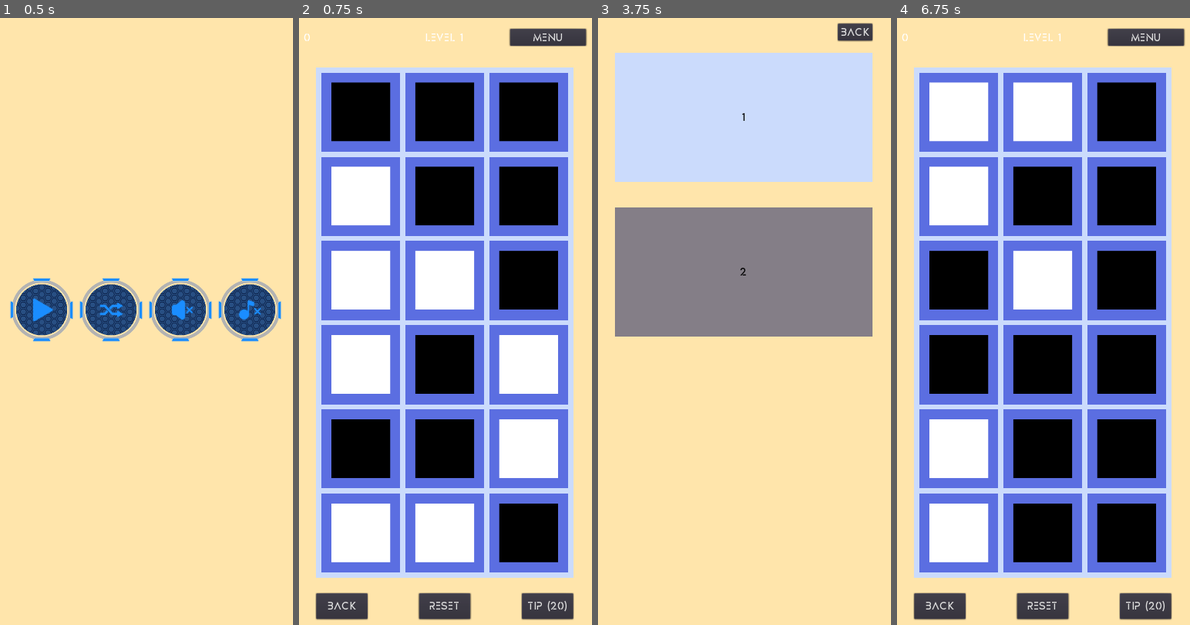
Above: before the commit, frames 1-4 (left to right).
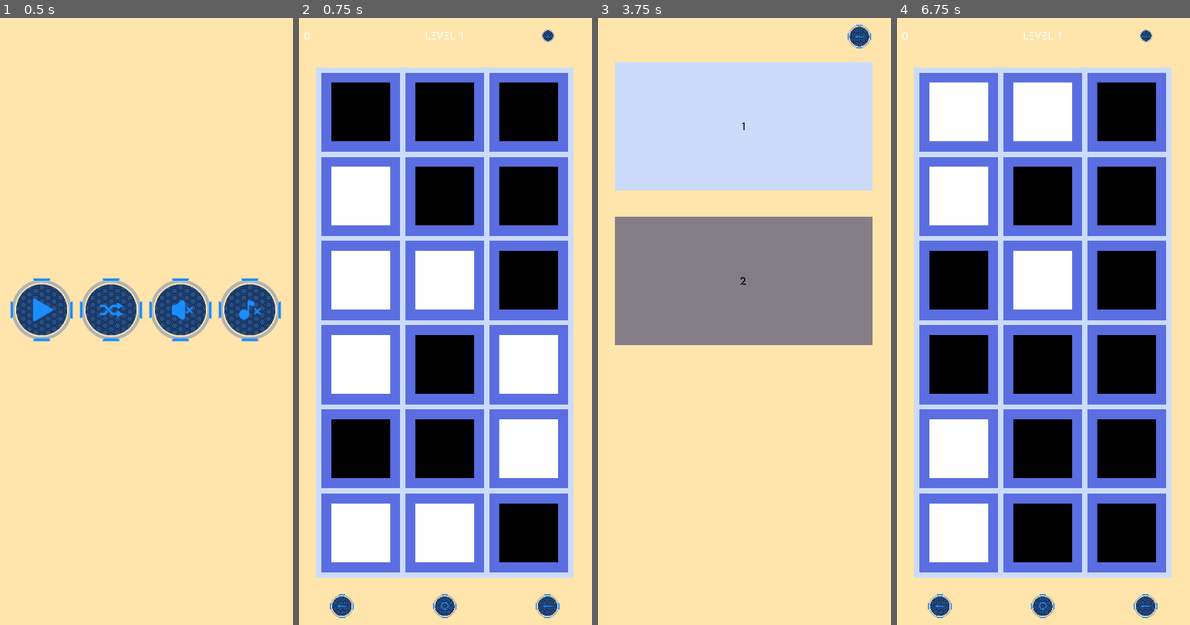
Above: after the commit, the same moments.

Repository: sisipun/SleepyCity
Game: Godot game, scene res://Game/Menu/MainMenu/MainMenu.tscn
Two runs of this game, one before a commit and one after it. Both use one fixed random seed, a clock stepped at 60 frames per second and the inputs below.
Inputs (mouse positions are in pixels of both pictures, inside the frame that each line leads up to; where the layout moved, square brackets give the same spot in the first picture):
- Up to frame 1 (0.5 s): no input
- Up to frame 2 (0.75 s): click (410, 309) at 0.5 s
- Up to frame 3 (3.75 s): click (847, 36) at 1.25 s; click (779, 309) at 2 s; click (847, 309) at 2.75 s; click (639, 309) at 3.5 s
- Up to frame 4 (6.75 s): click (1157, 36) [1154, 30] at 4.25 s; click (938, 309) at 5 s; click (1157, 36) [1154, 30] at 5.75 s; click (1008, 309) at 6.5 s

Frame 1 is identical in both runs. In frame 2, 3.4% of the frame differs, in the area x 1-99%, y 1-100%; in frame 3, 5.6%, in the area x 5-94%, y 0-54%; in frame 4, 3.4%.

Commit message:
Level buttons to texture button

Diff:
--- a/Game/Level/Interface/Interface.tscn
+++ b/Game/Level/Interface/Interface.tscn
@@ -1,10 +1,16 @@
-[gd_scene load_steps=6 format=2]
+[gd_scene load_steps=12 format=2]
 
 [ext_resource path="res://Assets/Common/default.tres" type="DynamicFont" id=1]
 [ext_resource path="res://Game/Level/Interface/LevelLabel.gd" type="Script" id=2]
 [ext_resource path="res://Game/Level/Interface/Interface.gd" type="Script" id=3]
 [ext_resource path="res://Game/Level/Interface/StepLabel.gd" type="Script" id=4]
 [ext_resource path="res://Game/Level/Interface/TipButton.gd" type="Script" id=5]
+[ext_resource path="res://Assets/Level/back_button_active.png" type="Texture" id=6]
+[ext_resource path="res://Assets/Level/reset_button_active.png" type="Texture" id=7]
+[ext_resource path="res://Assets/Level/reset_button.png" type="Texture" id=8]
+[ext_resource path="res://Assets/Level/menu_button_active.png" type="Texture" id=9]
+[ext_resource path="res://Assets/Level/back_button.png" type="Texture" id=10]
+[ext_resource path="res://Assets/Level/menu_button.png" type="Texture" id=11]
 
 [node name="Interface" type="Control"]
 anchor_right = 1.0
@@ -24,7 +30,7 @@
 
 [node name="LeftLabel" type="MarginContainer" parent="Top"]
 margin_right = 197.0
-margin_bottom = 53.0
+margin_bottom = 47.0
 size_flags_horizontal = 3
 custom_constants/margin_right = 25
 custom_constants/margin_top = 10
@@ -33,9 +39,9 @@
 
 [node name="StepLabel" type="Label" parent="Top/LeftLabel"]
 margin_left = 25.0
-margin_top = 13.0
+margin_top = 10.0
 margin_right = 172.0
-margin_bottom = 40.0
+margin_bottom = 37.0
 custom_fonts/font = ExtResource( 1 )
 text = "0"
 script = ExtResource( 4 )
@@ -43,7 +49,7 @@
 [node name="CenterLabels" type="MarginContainer" parent="Top"]
 margin_left = 201.0
 margin_right = 398.0
-margin_bottom = 53.0
+margin_bottom = 47.0
 size_flags_horizontal = 3
 custom_constants/margin_right = 25
 custom_constants/margin_top = 10
@@ -52,9 +58,9 @@
 
 [node name="LevelLabel" type="Label" parent="Top/CenterLabels"]
 margin_left = 25.0
-margin_top = 13.0
+margin_top = 10.0
 margin_right = 172.0
-margin_bottom = 40.0
+margin_bottom = 37.0
 text = "Level 1"
 align = 1
 script = ExtResource( 2 )
@@ -62,19 +68,22 @@
 [node name="Buttons" type="MarginContainer" parent="Top"]
 margin_left = 402.0
 margin_right = 600.0
-margin_bottom = 53.0
+margin_bottom = 47.0
 size_flags_horizontal = 3
 custom_constants/margin_right = 25
 custom_constants/margin_top = 10
 custom_constants/margin_left = 25
 custom_constants/margin_bottom = 10
 
-[node name="MenuButton" type="Button" parent="Top/Buttons"]
+[node name="MenuButton" type="TextureButton" parent="Top/Buttons"]
 margin_left = 25.0
 margin_top = 10.0
 margin_right = 173.0
-margin_bottom = 43.0
-text = "Menu"
+margin_bottom = 37.0
+texture_normal = ExtResource( 11 )
+texture_pressed = ExtResource( 9 )
+expand = true
+stretch_mode = 5
 
 [node name="Bottom" type="CenterContainer" parent="."]
 anchor_top = 1.0
@@ -92,34 +101,35 @@
 margin_bottom = 50.0
 custom_constants/separation = 100
 
-[node name="StepBackButton" type="Button" parent="Bottom/Buttons"]
+[node name="StepBackButton" type="TextureButton" parent="Bottom/Buttons"]
 margin_right = 100.0
 margin_bottom = 50.0
 rect_min_size = Vector2( 100, 50 )
-text = "Back"
+texture_normal = ExtResource( 10 )
+texture_pressed = ExtResource( 6 )
+expand = true
+stretch_mode = 5
 
-[node name="ResetButton" type="Button" parent="Bottom/Buttons"]
+[node name="ResetButton" type="TextureButton" parent="Bottom/Buttons"]
 margin_left = 200.0
 margin_right = 300.0
 margin_bottom = 50.0
 rect_min_size = Vector2( 100, 50 )
-text = "Reset"
-__meta__ = {
-"_edit_use_anchors_": false
-}
+texture_normal = ExtResource( 8 )
+texture_pressed = ExtResource( 7 )
+expand = true
+stretch_mode = 5
 
-[node name="TipButton" type="Button" parent="Bottom/Buttons"]
+[node name="TipButton" type="TextureButton" parent="Bottom/Buttons"]
 margin_left = 400.0
 margin_right = 500.0
 margin_bottom = 50.0
 rect_min_size = Vector2( 100, 50 )
-custom_fonts/font = ExtResource( 1 )
-text = "Tip"
+texture_normal = ExtResource( 10 )
+texture_pressed = ExtResource( 6 )
+expand = true
+stretch_mode = 5
 script = ExtResource( 5 )
-__meta__ = {
-"_edit_use_anchors_": false
-}
-
 [connection signal="init" from="." to="Top/CenterLabels/LevelLabel" method="_on_init"]
 [connection signal="reset" from="." to="Top/LeftLabel/StepLabel" method="_on_reset"]
 [connection signal="step" from="." to="Top/LeftLabel/StepLabel" method="_on_step"]
--- a/Game/Level/Interface/TipButton.gd
+++ b/Game/Level/Interface/TipButton.gd
@@ -1,13 +1,11 @@
-extends Button
+extends TextureButton
 
 
 func _ready() -> void:
 	if Storage.tip_count() <= 0:
 		disabled = true
-	text = "Tip (%d)" % Storage.tip_count()
 
 
 func _on_pressed() -> void:
 	if Storage.tip_count() <= 0:
 		disabled = true
-	text = "Tip (%d)" % Storage.tip_count()
--- a/Game/Level/Level.tscn
+++ b/Game/Level/Level.tscn
@@ -32,7 +32,6 @@
 anchor_bottom = 0.999601
 
 [node name="LevelCompletePopup" parent="InterfaceLayer" instance=ExtResource( 6 )]
-
 [connection signal="step" from="LevelArea" to="InterfaceLayer/Interface" method="_on_step"]
 [connection signal="reset" from="InterfaceLayer/Interface" to="LevelArea" method="_on_reset"]
 [connection signal="step_back" from="InterfaceLayer/Interface" to="LevelArea" method="_on_step_back"]
--- a/Game/Menu/ChooseLevel/ChooseLevel.tscn
+++ b/Game/Menu/ChooseLevel/ChooseLevel.tscn
@@ -1,9 +1,11 @@
-[gd_scene load_steps=5 format=2]
+[gd_scene load_steps=7 format=2]
 
-[ext_resource path="res://Game/Menu/Common/LinkButton.tscn" type="PackedScene" id=1]
+[ext_resource path="res://Game/Menu/Common/LinkTextureButton.tscn" type="PackedScene" id=1]
 [ext_resource path="res://Assets/Menu/background.png" type="Texture" id=2]
 [ext_resource path="res://Game/Menu/ChooseLevel/LevelList.gd" type="Script" id=3]
 [ext_resource path="res://Game/Menu/ChooseLevel/Levels.gd" type="Script" id=4]
+[ext_resource path="res://Assets/Level/back_button_active.png" type="Texture" id=5]
+[ext_resource path="res://Assets/Level/back_button.png" type="Texture" id=6]
 
 [node name="ChooseLevel" type="Control"]
 anchor_right = 1.0
@@ -34,7 +36,7 @@
 
 [node name="BackButtonMargin" type="MarginContainer" parent="LevelList"]
 margin_right = 600.0
-margin_bottom = 73.0
+margin_bottom = 90.0
 custom_constants/margin_right = 50
 custom_constants/margin_top = 20
 custom_constants/margin_left = 50
@@ -44,17 +46,24 @@
 margin_left = 50.0
 margin_top = 20.0
 margin_right = 550.0
-margin_bottom = 53.0
+margin_bottom = 70.0
 alignment = 2
 
-[node name="BackBuutton" parent="LevelList/BackButtonMargin/Top" instance=ExtResource( 1 )]
-margin_left = 432.0
+[node name="BackButton" parent="LevelList/BackButtonMargin/Top" instance=ExtResource( 1 )]
+anchor_right = 0.0
+anchor_bottom = 0.0
+margin_left = 450.0
 margin_right = 500.0
-text = "Back"
+margin_bottom = 50.0
+rect_min_size = Vector2( 50, 50 )
+texture_normal = ExtResource( 6 )
+texture_pressed = ExtResource( 5 )
+expand = true
+stretch_mode = 5
 link_path = "res://Game/Menu/ChoosePack/ChoosePack.tscn"
 
 [node name="LevelsScroll" type="ScrollContainer" parent="LevelList"]
-margin_top = 77.0
+margin_top = 94.0
 margin_right = 600.0
 margin_bottom = 1200.0
 size_flags_vertical = 3
@@ -66,7 +75,7 @@
 
 [node name="LevelsMargin" type="MarginContainer" parent="LevelList/LevelsScroll"]
 margin_right = 600.0
-margin_bottom = 1123.0
+margin_bottom = 1106.0
 mouse_filter = 1
 size_flags_horizontal = 3
 size_flags_vertical = 3
@@ -76,7 +85,7 @@
 [node name="Levels" type="GridContainer" parent="LevelList/LevelsScroll/LevelsMargin"]
 margin_left = 50.0
 margin_right = 550.0
-margin_bottom = 1123.0
+margin_bottom = 1106.0
 grow_horizontal = 2
 grow_vertical = 2
 size_flags_horizontal = 3
--- a/Game/Menu/ChoosePack/ChoosePack.tscn
+++ b/Game/Menu/ChoosePack/ChoosePack.tscn
@@ -1,9 +1,11 @@
-[gd_scene load_steps=5 format=2]
+[gd_scene load_steps=7 format=2]
 
 [ext_resource path="res://Assets/Level/background.png" type="Texture" id=1]
-[ext_resource path="res://Game/Menu/Common/LinkButton.tscn" type="PackedScene" id=2]
+[ext_resource path="res://Game/Menu/Common/LinkTextureButton.tscn" type="PackedScene" id=2]
 [ext_resource path="res://Game/Menu/ChoosePack/Packs.gd" type="Script" id=3]
 [ext_resource path="res://Game/Menu/ChoosePack/PackList.gd" type="Script" id=4]
+[ext_resource path="res://Assets/Level/back_button_active.png" type="Texture" id=5]
+[ext_resource path="res://Assets/Level/back_button.png" type="Texture" id=6]
 
 [node name="Control" type="Control"]
 anchor_right = 1.0
@@ -30,7 +32,7 @@
 
 [node name="BackButtonContainer" type="MarginContainer" parent="PackList"]
 margin_right = 600.0
-margin_bottom = 73.0
+margin_bottom = 90.0
 custom_constants/margin_right = 50
 custom_constants/margin_top = 20
 custom_constants/margin_left = 50
@@ -40,17 +42,24 @@
 margin_left = 50.0
 margin_top = 20.0
 margin_right = 550.0
-margin_bottom = 53.0
+margin_bottom = 70.0
 alignment = 2
 
-[node name="BackButton" parent="PackList/BackButtonContainer/Top" instance=ExtResource( 2 )]
-margin_left = 432.0
+[node name="BacckButton" parent="PackList/BackButtonContainer/Top" instance=ExtResource( 2 )]
+anchor_right = 0.0
+anchor_bottom = 0.0
+margin_left = 450.0
 margin_right = 500.0
-text = "Back"
+margin_bottom = 50.0
+rect_min_size = Vector2( 50, 50 )
+texture_normal = ExtResource( 6 )
+texture_pressed = ExtResource( 5 )
+expand = true
+stretch_mode = 5
 link_path = "res://Game/Menu/MainMenu/MainMenu.tscn"
 
 [node name="PackScroll" type="ScrollContainer" parent="PackList"]
-margin_top = 77.0
+margin_top = 94.0
 margin_right = 600.0
 margin_bottom = 1200.0
 size_flags_vertical = 3
@@ -60,7 +69,7 @@
 
 [node name="PacksMargin" type="MarginContainer" parent="PackList/PackScroll"]
 margin_right = 600.0
-margin_bottom = 1123.0
+margin_bottom = 1106.0
 size_flags_horizontal = 3
 size_flags_vertical = 3
 custom_constants/margin_right = 50
@@ -69,6 +78,6 @@
 [node name="Packs" type="VBoxContainer" parent="PackList/PackScroll/PacksMargin"]
 margin_left = 50.0
 margin_right = 550.0
-margin_bottom = 1123.0
+margin_bottom = 1106.0
 custom_constants/separation = 50
 script = ExtResource( 3 )
--- a/Game/Menu/MainMenu/MainMenu.tscn
+++ b/Game/Menu/MainMenu/MainMenu.tscn
@@ -1,8 +1,7 @@
-[gd_scene load_steps=12 format=2]
+[gd_scene load_steps=13 format=2]
 
 [ext_resource path="res://Assets/Menu/generated_button.png" type="Texture" id=1]
 [ext_resource path="res://Assets/Menu/background.png" type="Texture" id=2]
-[ext_resource path="res://Game/Menu/MainMenu/SoundButtons.gd" type="Script" id=3]
 [ext_resource path="res://Game/Menu/Common/LinkTextureButton.tscn" type="PackedScene" id=4]
 [ext_resource path="res://Assets/Menu/story_button.png" type="Texture" id=5]
 [ext_resource path="res://Assets/Menu/story_button_active.png" type="Texture" id=6]
@@ -11,6 +10,8 @@
 [ext_resource path="res://Assets/Menu/music_button.png" type="Texture" id=9]
 [ext_resource path="res://Assets/Menu/sound_button_active.png" type="Texture" id=10]
 [ext_resource path="res://Assets/Menu/sound_button.png" type="Texture" id=11]
+[ext_resource path="res://Game/Menu/MainMenu/SoundButton.gd" type="Script" id=12]
+[ext_resource path="res://Game/Menu/MainMenu/MusicButton.gd" type="Script" id=13]
 
 [node name="MainMenu" type="Control"]
 anchor_right = 1.0
@@ -57,7 +58,6 @@
 margin_bottom = 650.0
 rect_min_size = Vector2( 0, 150 )
 alignment = 1
-script = ExtResource( 3 )
 
 [node name="StoryButton" parent="MenuMargin/Buttons/MenuButtons" instance=ExtResource( 4 )]
 anchor_right = 0.0
@@ -96,6 +96,7 @@
 texture_pressed = ExtResource( 10 )
 expand = true
 stretch_mode = 5
+script = ExtResource( 12 )
 
 [node name="MusicButton" type="TextureButton" parent="MenuMargin/Buttons/MenuButtons"]
 margin_left = 405.0
@@ -107,11 +108,12 @@
 texture_pressed = ExtResource( 8 )
 expand = true
 stretch_mode = 5
+script = ExtResource( 13 )
 
 [node name="FooterButtonsMargin" type="MarginContainer" parent="MenuMargin/Buttons"]
 margin_top = 670.0
 margin_right = 536.0
 margin_bottom = 700.0
 custom_constants/margin_top = 30
-[connection signal="pressed" from="MenuMargin/Buttons/MenuButtons/SoundButton" to="MenuMargin/Buttons/MenuButtons" method="_on_sound_pressed"]
-[connection signal="pressed" from="MenuMargin/Buttons/MenuButtons/MusicButton" to="MenuMargin/Buttons/MenuButtons" method="_on_music_pressed"]
+[connection signal="pressed" from="MenuMargin/Buttons/MenuButtons/SoundButton" to="MenuMargin/Buttons/MenuButtons/SoundButton" method="_on_pressed"]
+[connection signal="pressed" from="MenuMargin/Buttons/MenuButtons/MusicButton" to="MenuMargin/Buttons/MenuButtons/MusicButton" method="_on_pressed"]
--- /dev/null
+++ b/Game/Menu/MainMenu/MusicButton.gd
@@ -0,0 +1,7 @@
+extends TextureButton
+
+func _on_pressed() -> void:
+	if Storage.has_music():
+		Storage.mute_music()
+	else:
+		Storage.unmute_music()
--- /dev/null
+++ b/Game/Menu/MainMenu/SoundButton.gd
@@ -0,0 +1,7 @@
+extends TextureButton
+
+func _on_pressed() -> void:
+	if Storage.has_sound():
+		Storage.mute_sound()
+	else:
+		Storage.unmute_sound()
--- a/Game/Menu/MainMenu/SoundButtons.gd
+++ /dev/null
@@ -1,31 +0,0 @@
-extends HBoxContainer
-
-
-#func _ready() -> void:
-	#if Storage.has_sound():
-		#$SoundButton.text = "Sound off"
-	#else:
-		#$SoundButton.text = "Sound on"
-
-	#if Storage.has_music():
-		#$MusicButton.text = "Music off"
-	#else:
-		#$MusicButton.text = "Music on"
-
-
-func _on_sound_pressed() -> void:
-	if Storage.has_sound():
-		Storage.mute_sound()
-		#$SoundButton.text = "Sound on"
-	else:
-		Storage.unmute_sound()
-		#$SoundButton.text = "Sound off"
-
-
-func _on_music_pressed() -> void:
-	if Storage.has_music():
-		Storage.mute_music()
-		#$MusicButton.text = "Music on"
-	else:
-		Storage.unmute_music()
-		#$MusicButton.text = "Music off"
--- a/project.godot
+++ b/project.godot
@@ -54,7 +54,6 @@
 
 window/size/width=600
 window/size/height=1200
-window/size/resizable=false
 window/energy_saving/keep_screen_on=false
 window/handheld/orientation="sensor_portrait"
 window/stretch/mode="2d"
Binary file added: Assets/Level/back_button.png
Not shown, added: Assets/Level/back_button.png.import
Binary file added: Assets/Level/back_button_active.png
Not shown, added: Assets/Level/back_button_active.png.import
Binary file added: Assets/Level/menu_button.png
Not shown, added: Assets/Level/menu_button.png.import
Binary file added: Assets/Level/menu_button_active.png
Not shown, added: Assets/Level/menu_button_active.png.import
Binary file added: Assets/Level/reset_button.png
Not shown, added: Assets/Level/reset_button.png.import
Binary file added: Assets/Level/reset_button_active.png
Not shown, added: Assets/Level/reset_button_active.png.import
